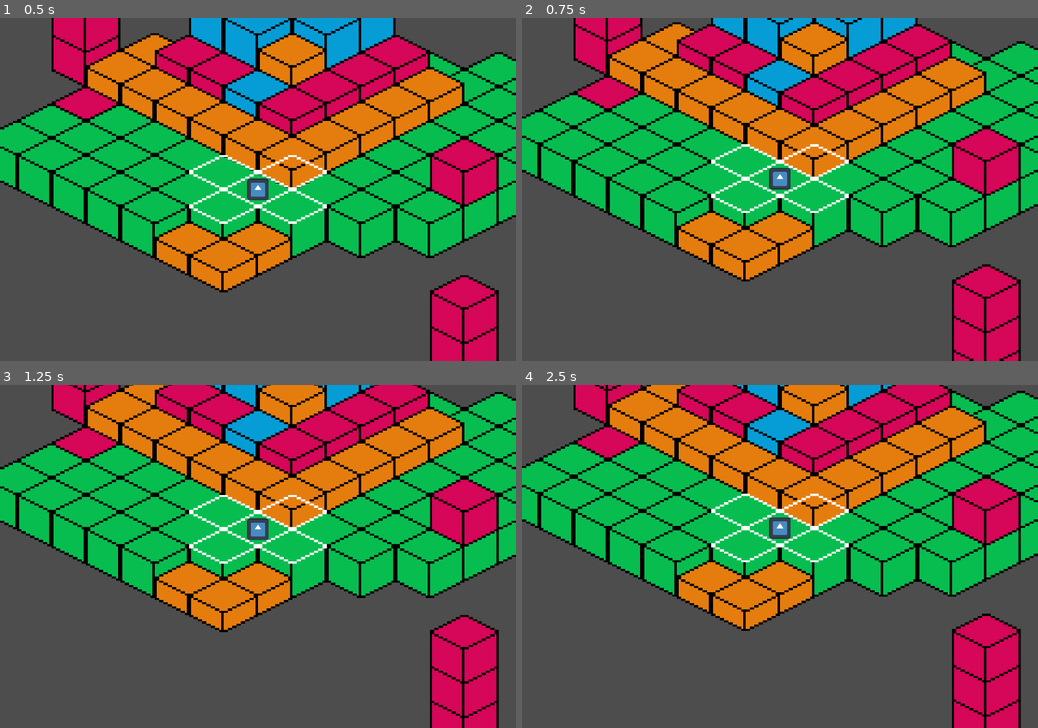
Above: before the commit, frames 1-4 (two rows, left to right).
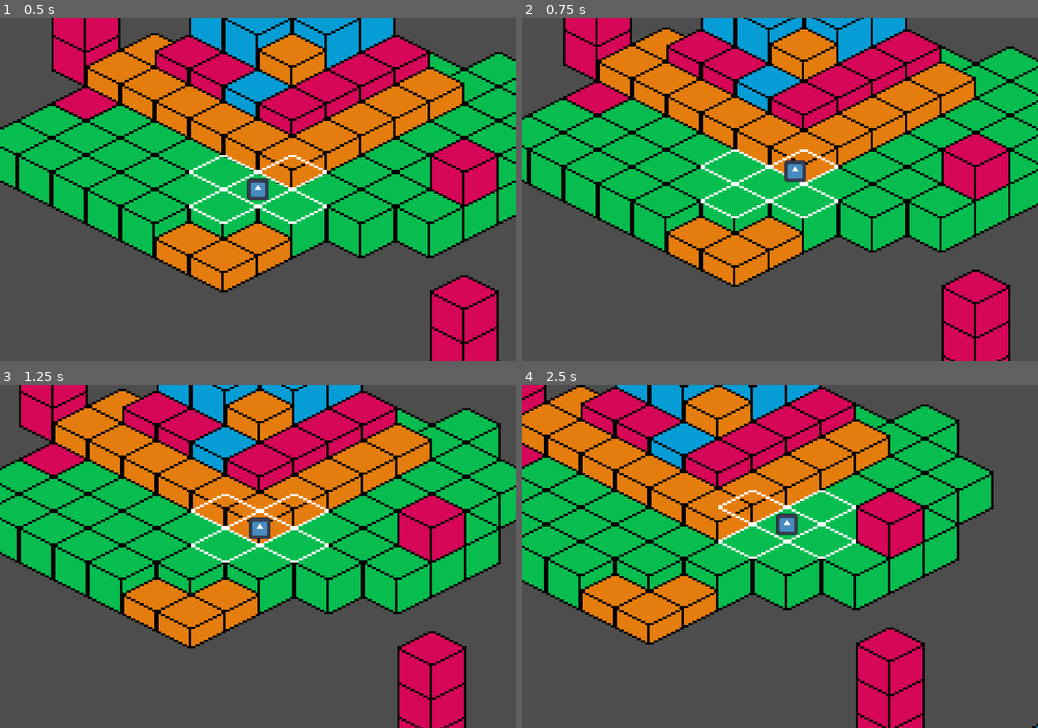
Above: after the commit, the same moments.

Repository: martinsi26/GameJam2024
Game: Godot game, scene res://Map.tscn
The game is run twice, just before and just after one commit, with the same random seed, the same clock (stepped at 60 frames per second) and the same inputs. The engine's default icon, where the game draws it, is replaced by a stand-in: a white triangle on a blue panel in a dark square. Sound files missing from this copy of the repository are replaced by a short silence.
Inputs (mouse positions are in pixels of both pictures, inside the frame that each line leads up to):
- Up to frame 1 (0.5 s): no input
- Up to frame 2 (0.75 s): tap Enter at 0.5 s; move the mouse to (893, 172) at 0.52 s; hold D (move_right) from 0.53 s (still down); tap Down (camera_down) at 0.6 s
- Up to frame 3 (1.25 s): keep holding D (move_right)
- Up to frame 4 (2.5 s): move the mouse to (676, 573) at 1.27 s; release D (move_right) at 1.28 s; hold S (move_down) 1.28-2.03 s; tap = (camera_zoom_in) at 1.35 s; move the mouse to (831, 481) at 2.02 s; hold D (move_right) from 2.03 s (still down); tap - (camera_zoom_out) at 2.1 s

Frame 1 is identical in both runs. In frame 2, 24% of the frame differs, in the area x 0-100%, y 0-100%; in frame 3, 38%; in frame 4, 57%.

Commit message:
giving up

Diff:
--- a/gamejam2024/Beats/beat.tscn
+++ b/gamejam2024/Beats/beat.tscn
@@ -3,7 +3,7 @@
 [ext_resource type="Script" path="res://Beats/beat.gd" id="1_xrq6t"]
 [ext_resource type="AudioStream" uid="uid://bblct0lo413d5" path="res://Beats/music/bpm.mp3" id="2_igr3l"]
 
-[node name="Beat" type="Node"]
+[node name="Beat" type="Node" groups=["Timer"]]
 script = ExtResource("1_xrq6t")
 
 [node name="BeatsPerMinute" type="AudioStreamPlayer" parent="."]
--- a/gamejam2024/Fish.gd
+++ b/gamejam2024/Fish.gd
@@ -36,10 +36,10 @@
 				#move_pos.y += 16
 			#else:
 				#move_pos.y -= 16
-
+		get_tree().call_group("Timer", "_on_timer_timeout")
 		beats.control = position.move_toward(move_pos, speed * delta)  # Adjust speed as needed
 		#position = position.move_toward(move_pos, speed * delta)  # Adjust speed as needed
-		if beats.timer.is_stopped():
+		if beats.timer.timeout:
 			position = beats.control
 
 		if position.distance_to(move_pos) < 1:  # Threshold for stopping
--- a/gamejam2024/Fish.tscn
+++ b/gamejam2024/Fish.tscn
@@ -4,7 +4,7 @@
 [ext_resource type="Texture2D" uid="uid://xv6rx6xg2hvg" path="res://icon.svg" id="2_ok4v3"]
 [ext_resource type="Script" path="res://camera_2d.gd" id="3_i7om2"]
 
-[node name="Fish" type="Node2D"]
+[node name="Fish" type="Node2D" groups=["Timer"]]
 script = ExtResource("1_rlr2d")
 
 [node name="Sprite2D" type="Sprite2D" parent="."]
--- a/gamejam2024/project.godot
+++ b/gamejam2024/project.godot
@@ -23,6 +23,10 @@
 
 window/size/viewport_width=1080
 window/size/viewport_height=720
+
+[global_group]
+
+Timer=""
 
 [input]
 
